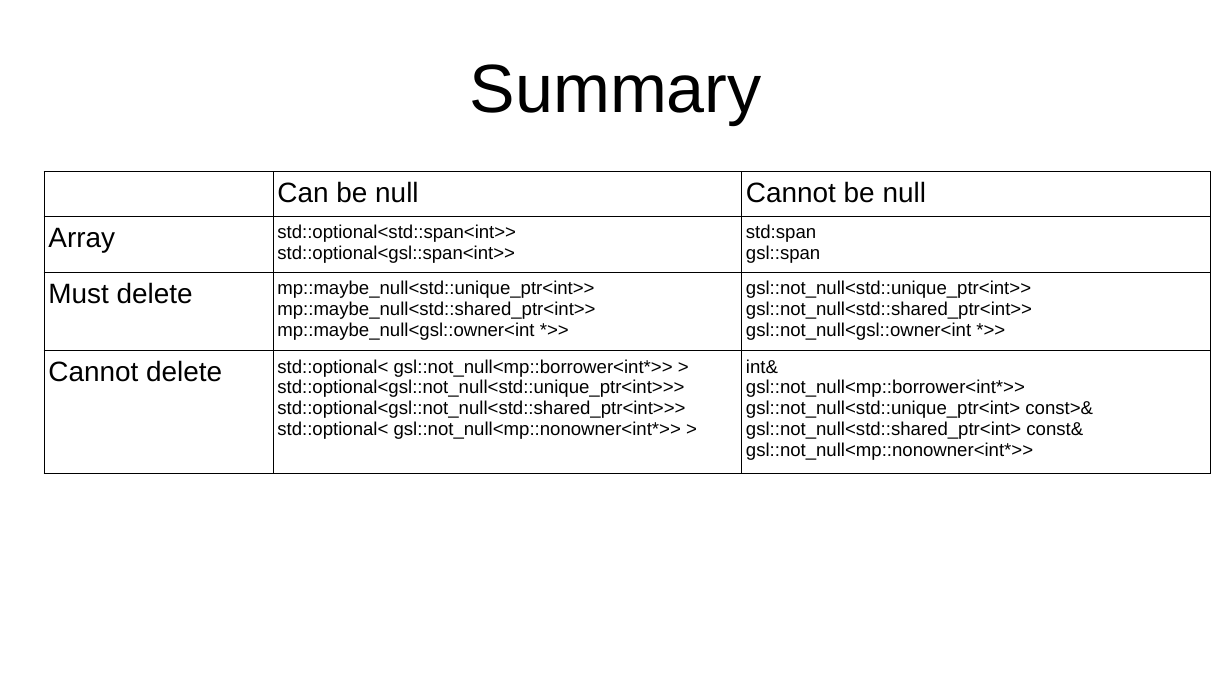
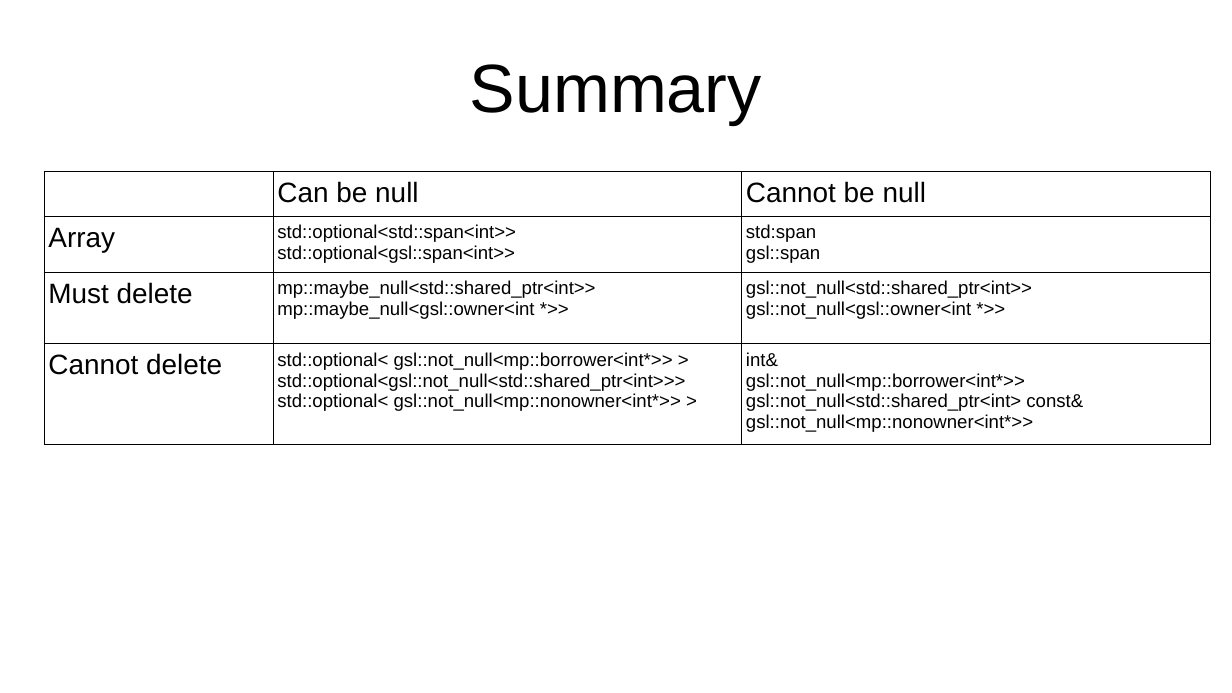
Before and after one commit to marcpawl/nullptr, a slide deck: slide 53 of slideshow.odp. Drawn at 1232x693 pixels with LibreOffice and Linux fonts; fonts in the diff are those of the drawing. Boxes give left, top, right and bottom in pixels: in the first picture for what was removed or moved away, otherwise in the second. Text is boxed around its words. In the diff, an @@ line names an element or a change of style, - is before the commit and + after.

Commit message:
Remove references in slideshow for gsl::not_null<std::unique_ptr>
It will not compile

```diff
--- a/slideshow.odp
+++ b/slideshow.odp
@@ table at [44, 172, 1210, 436] @@
-row 3, column 2: mp::maybe_null<std::unique_ptr<int>> mp::maybe_null<std::shared_ptr<int>> mp::maybe_null<gsl::owner<int *>>
+row 3, column 2: mp::maybe_null<std::shared_ptr<int>> mp::maybe_null<gsl::owner<int *>>
-row 3, column 3: gsl::not_null<std::unique_ptr<int>> gsl::not_null<std::shared_ptr<int>> gsl::not_null<gsl::owner<int *>>
+row 3, column 3: gsl::not_null<std::shared_ptr<int>> gsl::not_null<gsl::owner<int *>>
-row 4, column 2: std::optional< gsl::not_null<mp::borrower<int*>> > std::optional<gsl::not_null<std::unique_ptr<int>>> / std::optional<gsl::not_null<std::shared_ptr<int>>> / std::optional< gsl::not_null<mp::nonowner<int*>> >
+row 4, column 2: std::optional< gsl::not_null<mp::borrower<int*>> > / std::optional<gsl::not_null<std::shared_ptr<int>>> / std::optional< gsl::not_null<mp::nonowner<int*>> >
-row 4, column 3: int& gsl::not_null<mp::borrower<int*>> gsl::not_null<std::unique_ptr<int> const>& gsl::not_null<std::shared_ptr<int> const& gsl::not_null<mp::nonowner<int*>>
+row 4, column 3: int& gsl::not_null<mp::borrower<int*>> gsl::not_null<std::shared_ptr<int> const& gsl::not_null<mp::nonowner<int*>>
```
Also in this commit, not shown: 1 other slide changed.
